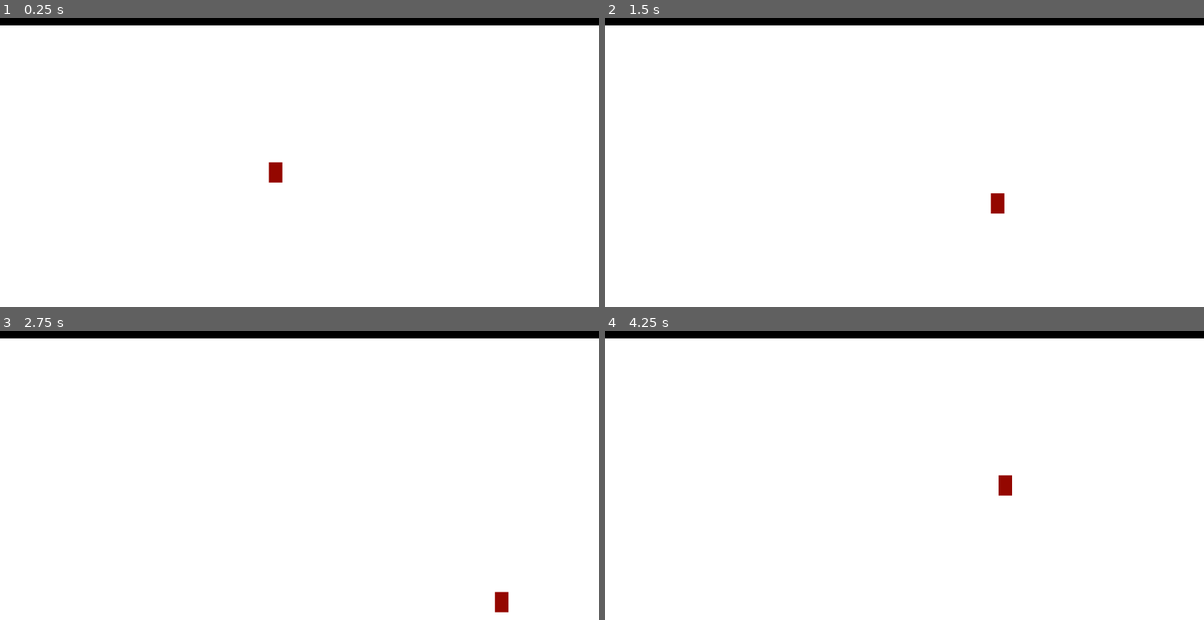
Above: before the commit, frames 1-4 (two rows, left to right).
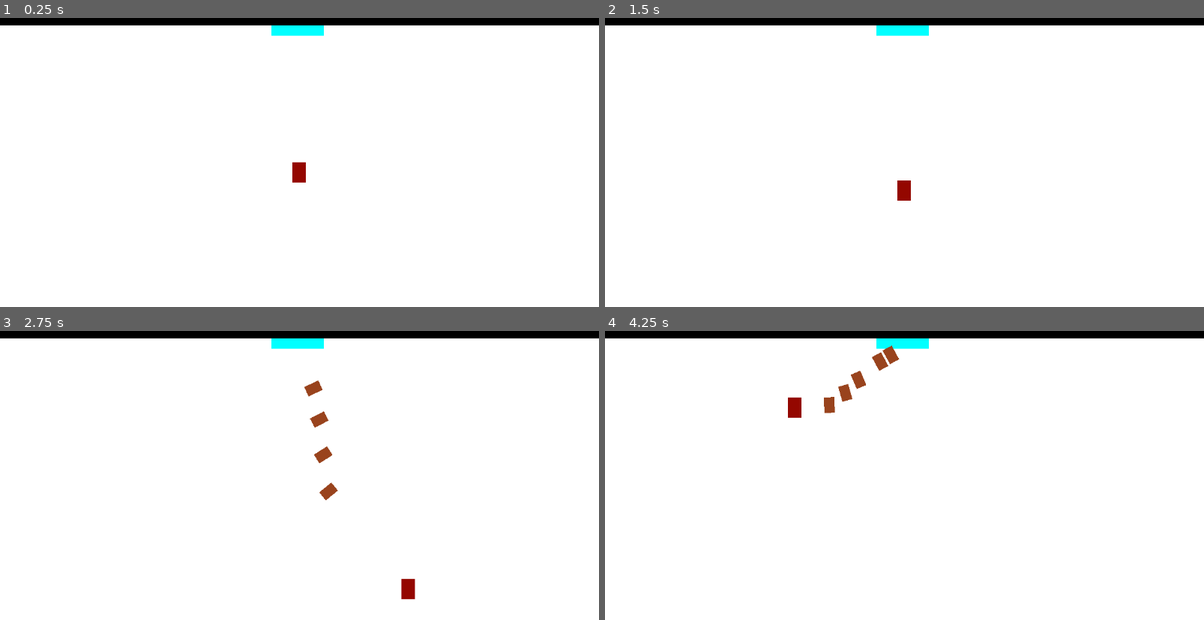
Above: after the commit, the same moments.

Repository: wiknalced/first-thingy
Game: Godot game, scene res://Scenes/main.tscn
Two runs of this game, one before a commit and one after it. Both use one fixed random seed, a clock stepped at 60 frames per second and the inputs below. The project has no main scene, so this scene is started directly.
Inputs:
- Up to frame 1 (0.25 s): no input
- Up to frame 2 (1.5 s): tap Enter (ui_accept) at 0.5, 0.6, 0.77, 1.07, 1.35 s; hold Right (ui_right) 0.53-1.28 s; hold Down (ui_down) from 1.28 s (still down)
- Up to frame 3 (2.75 s): tap Enter (ui_accept) at 1.52, 1.82, 2.1 s; release Down (ui_down) at 2.03 s; hold Right (ui_right) from 2.03 s (still down)
- Up to frame 4 (4.25 s): release Right (ui_right) at 2.78 s; hold Up (ui_up) 2.78-3.53 s; tap Enter (ui_accept) at 2.85, 3.02, 3.32, 3.6, 3.77, 4.07 s; hold Left (ui_left) from 3.53 s (still down)

The runs differ from the first frame. In frame 1, 0.7% of the frame differs, in the area x 44-55%, y 2-57%; in frame 2, 0.7%; in frame 3, 1.1%; in frame 4, 1.2%, in the area x 30-68%, y 2-57%.

Commit message:
started health and damage systems
Also finally fixed a stupid bug in my enemy spawn code

Diff:
--- a/project-thing/Scenes/enemy.tscn
+++ b/project-thing/Scenes/enemy.tscn
@@ -4,7 +4,7 @@
 
 [sub_resource type="CapsuleShape2D" id="CapsuleShape2D_aftqw"]
 
-[node name="CharacterBody2D" type="CharacterBody2D" unique_id=1529862797]
+[node name="CharacterBody2D" type="CharacterBody2D" unique_id=1529862797 groups=["enemy"]]
 script = ExtResource("1_hghv2")
 
 [node name="ColorRect" type="ColorRect" parent="." unique_id=241303400]
--- a/project-thing/Scenes/enemy_spawn.tscn
+++ b/project-thing/Scenes/enemy_spawn.tscn
@@ -1,13 +1,35 @@
 [gd_scene format=3 uid="uid://b0s2c2bvkc100"]
 
 [ext_resource type="Script" uid="uid://d0tokyt2pbiui" path="res://Scripts/enemy_spawn.gd" id="1_g5vkx"]
+[ext_resource type="PackedScene" uid="uid://cyhdt6dy1s166" path="res://Scenes/enemy.tscn" id="2_um0s4"]
+
+[sub_resource type="Curve2D" id="Curve2D_um0s4"]
 
 [sub_resource type="RectangleShape2D" id="RectangleShape2D_goxce"]
-size = Vector2(96, 20)
+size = Vector2(101, 20)
 
-[node name="Area2D" type="Area2D" unique_id=852041099]
+[node name="StaticBody2D" type="StaticBody2D" unique_id=402275816 node_paths=PackedStringArray("spawn_point")]
 script = ExtResource("1_g5vkx")
+spawn_point = NodePath("Path2D/PathFollow2D")
+enemy_scene = ExtResource("2_um0s4")
 
-[node name="CollisionShape2D" type="CollisionShape2D" parent="." unique_id=1502454552]
-position = Vector2(38, 0)
+[node name="Path2D" type="Path2D" parent="." unique_id=1998236403]
+position = Vector2(-1.9073486e-06, 0)
+scale = Vector2(0.36330935, 0.26190478)
+curve = SubResource("Curve2D_um0s4")
+
+[node name="PathFollow2D" type="PathFollow2D" parent="Path2D" unique_id=639562623]
+position = Vector2(7.6293945e-06, 9.536743e-07)
+rotation = 2.0718098
+
+[node name="ColorRect" type="ColorRect" parent="." unique_id=1007245577]
+offset_left = -51.0
+offset_top = -10.0
+offset_right = 50.0
+offset_bottom = 10.0
+color = Color(0.007843138, 1, 1, 1)
+metadata/_edit_use_anchors_ = true
+
+[node name="CollisionShape2D" type="CollisionShape2D" parent="." unique_id=1061861719]
 shape = SubResource("RectangleShape2D_goxce")
+disabled = true
--- a/project-thing/Scenes/main.tscn
+++ b/project-thing/Scenes/main.tscn
@@ -1,6 +1,8 @@
 [gd_scene format=3 uid="uid://cs1blg5rbsleo"]
 
+[ext_resource type="Script" uid="uid://c55lfo00yrt10" path="res://Scripts/main.gd" id="1_8gbba"]
 [ext_resource type="PackedScene" uid="uid://bcoiqnrkkcrdy" path="res://Scenes/player.tscn" id="1_jjgbg"]
+[ext_resource type="PackedScene" uid="uid://b0s2c2bvkc100" path="res://Scenes/enemy_spawn.tscn" id="2_bo1nx"]
 
 [sub_resource type="RectangleShape2D" id="RectangleShape2D_jjgbg"]
 size = Vector2(97.5, 655)
@@ -14,7 +16,10 @@
 [sub_resource type="RectangleShape2D" id="RectangleShape2D_jjvhh"]
 size = Vector2(1161, 55)
 
-[node name="Node2D" type="Node2D" unique_id=1114766402]
+[node name="Node2D" type="Node2D" unique_id=1114766402 node_paths=PackedStringArray("enemy_spawn", "enemy_spawn_timer")]
+script = ExtResource("1_8gbba")
+enemy_spawn = NodePath("StaticBody2D")
+enemy_spawn_timer = NodePath("Timer")
 
 [node name="ColorRect" type="ColorRect" parent="." unique_id=1900117712]
 offset_right = 1153.0
@@ -45,8 +50,16 @@
 shape = SubResource("RectangleShape2D_jjvhh")
 
 [node name="player" parent="." unique_id=1743508133 instance=ExtResource("1_jjgbg")]
-position = Vector2(530, 387)
+position = Vector2(575, 387)
 slide_on_ceiling = false
 floor_stop_on_slope = false
 floor_block_on_wall = false
 safe_margin = 0.001
+
+[node name="Timer" type="Timer" parent="." unique_id=832517963]
+autostart = true
+
+[node name="StaticBody2D" parent="." unique_id=402275816 instance=ExtResource("2_bo1nx")]
+position = Vector2(573, 115)
+
+[connection signal="timeout" from="Timer" to="." method="_enemy_timer"]
--- a/project-thing/Scripts/enemy.gd
+++ b/project-thing/Scripts/enemy.gd
@@ -1,8 +1,8 @@
 extends CharacterBody2D
 
-var speed:float = 250.0
+var speed: float = 250.0
 var player: CharacterBody2D
-var health : int = 10
+var health: int = 2
 
 # Called when the node enters the scene tree for the first time.
 func _ready() -> void:
@@ -15,3 +15,13 @@
 		look_at(player.global_position)
 		velocity = Vector2(1,0).rotated(rotation) * speed
 		move_and_slide()
+
+func take_damage() -> void:
+	if health > 1:
+		health -= 1
+	else:
+		queue_free()
+
+func _damage_player(body:Node2D) -> void:
+	if body == player:
+		player.take_damage()
--- a/project-thing/Scripts/enemy_spawn.gd
+++ b/project-thing/Scripts/enemy_spawn.gd
@@ -1,11 +1,16 @@
-extends Area2D
+extends StaticBody2D
 
-
+@export var spawn_point : PathFollow2D
+@export var enemy_scene : PackedScene
 # Called when the node enters the scene tree for the first time.
 func _ready() -> void:
 	pass # Replace with function body.
 
-
+func _process(_delta):
+	if Input.is_action_just_pressed("ui_accept"):
+		_spawn_enemy()
 # Called every frame. 'delta' is the elapsed time since the previous frame.
-func _process(_delta: float) -> void:
-	pass
+func _spawn_enemy() -> void:
+	var enemy= enemy_scene.instantiate()
+	add_child(enemy)
+	enemy.global_position = spawn_point.global_position
--- /dev/null
+++ b/project-thing/Scripts/main.gd
@@ -0,0 +1,18 @@
+extends Node2D
+
+@export var enemy_spawn: StaticBody2D
+@export var enemy_spawn_timer: Timer
+
+# Called when the node enters the scene tree for the first time.
+func _ready() -> void:
+	pass # Replace with function body.
+
+
+# Called every frame. 'delta' is the elapsed time since the previous frame.
+func _process(_delta: float) -> void:
+	pass
+	pass
+
+func _enemy_timer() -> void:
+	enemy_spawn._spawn_enemy()
+	enemy_spawn_timer.start()
--- a/project-thing/Scripts/player.gd
+++ b/project-thing/Scripts/player.gd
@@ -1,13 +1,22 @@
 extends CharacterBody2D
 
 
-var speed : float = 300
+var speed: float = 300
+var health: int = 5
 
+func _process(_delta) -> void:
+	if Input.is_action_just_pressed("ui_accept"):
+		take_damage()
 
-func _physics_process(delta: float) -> void:
-
+func _physics_process(_delta: float) -> void:
 	var direction : Vector2 = Vector2(0.0, 0.0)
 	direction.x = Input.get_axis("ui_left", "ui_right")
 	direction.y = Input.get_axis("ui_up", "ui_down")
 	velocity = speed * direction.normalized()
 	move_and_slide()
+
+func take_damage() -> void:
+	if health > 1:
+		health -= 1
+	else:
+		get_tree().call_deferred("reload_current_scene")
Not shown, added: project-thing/Scripts/main.gd.uid
